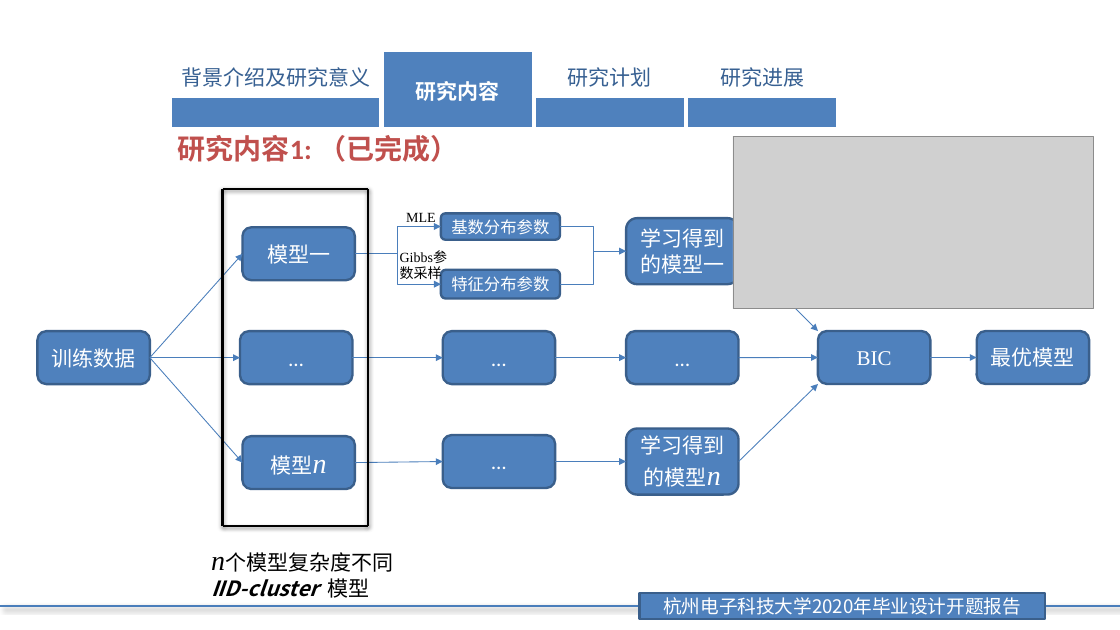
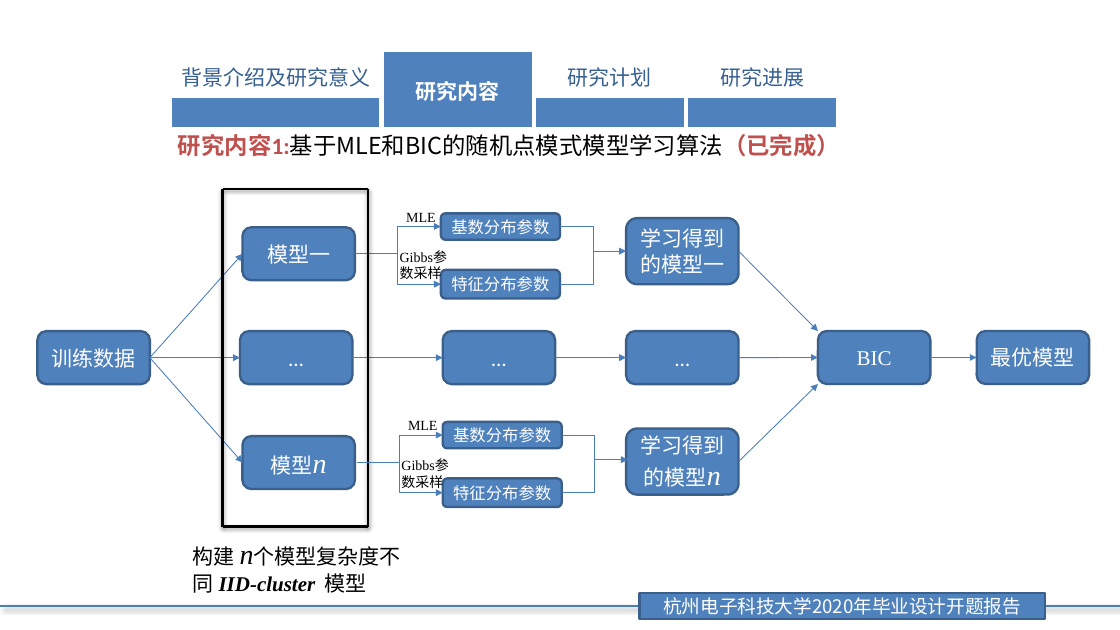
Before and after one commit to JeromeYHj214/Paper-Learning, a slide deck: slide 5 of 杨豪杰开题/论文答辩开题报告(杨豪杰).pptx (slide 8 before the commit). Drawn at 1120x630 pixels with LibreOffice and Linux fonts; fonts in the diff are those of the drawing; grey boxes stand for pictures; background and template pictures are left out. Boxes give left, top, right and bottom in pixels: in the first picture for what was removed or moved away, otherwise in the second. Text is boxed around its words. In the diff, an @@ line names an element or a change of style, - is before the commit and + after.

Commit message:
update

```diff
--- a/杨豪杰开题/论文答辩开题报告(杨豪杰).pptx
+++ b/杨豪杰开题/论文答辩开题报告(杨豪杰).pptx
@@ text at <box>178,134,840,156</box>: text changed; size 24 to 20 pt; font Calibri to Noto Sans CJK SC; text colour #C0504D to #000000; bold off @@
-研究内容1: （已完成）
+研究内容1:基于MLE和BIC的随机点模式模型学习算法（已完成）
@@ picture removed at <box>734,136,1094,309</box> @@
@@ elbow arrow added from (357, 462) to (443, 435), #4B7EBC 0.75 pt @@
@@ text added at <box>408,420,438,433</box>, 12 pt, text #000000 @@
+MLE
@@ rounded rectangle removed at <box>443,435,555,488</box> @@
-…
@@ rounded rectangle added at <box>443,422,562,448</box>, fill #4F81BD, outline #3A5F8C 2 pt, 14 pt, text #FFFFFF @@
+基数分布参数
@@ elbow arrow added from (562, 435) to (628, 460), #4B7EBC 0.75 pt @@
@@ arrow removed from (355, 463) to (443, 461) @@
@@ elbow arrow added from (357, 462) to (443, 493), #4B7EBC 0.75 pt @@
@@ text added at <box>393,453,466,495</box>, 12 pt, text #000000 @@
+Gibbs参数采样
@@ rounded rectangle added at <box>443,479,562,507</box>, fill #4F81BD, outline #3A5F8C 2 pt, 14 pt, text #FFFFFF @@
+特征分布参数
@@ arrow removed from (555, 461) to (626, 461) @@
@@ elbow line added from (562, 493) to (628, 460), #4B7EBC 0.75 pt @@
@@ text at <box>193,546,367,593</box>: text changed; font Noto Sans CJK SC to Times New Roman; italic off @@
-n个模型复杂度不同 IID-cluster 模型
+构建 n个模型复杂度不同 IID-cluster 模型
```
Also in this commit, not shown: 13 other slides changed, 2 slides added, 1 slide removed.
